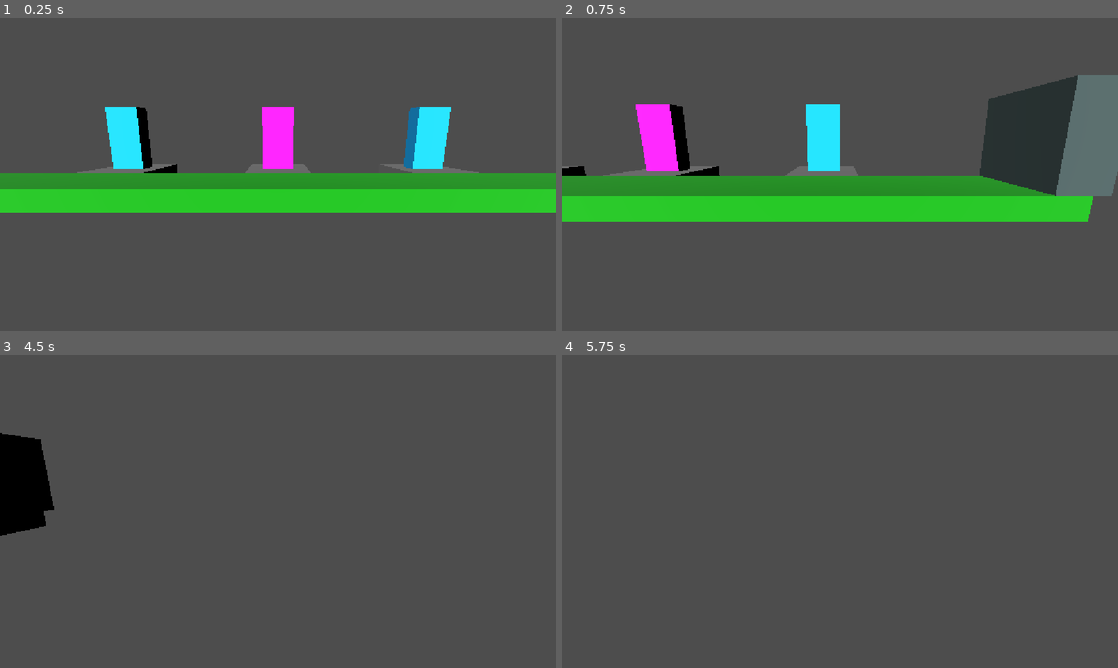
Above: before the commit, frames 1-4 (two rows, left to right).
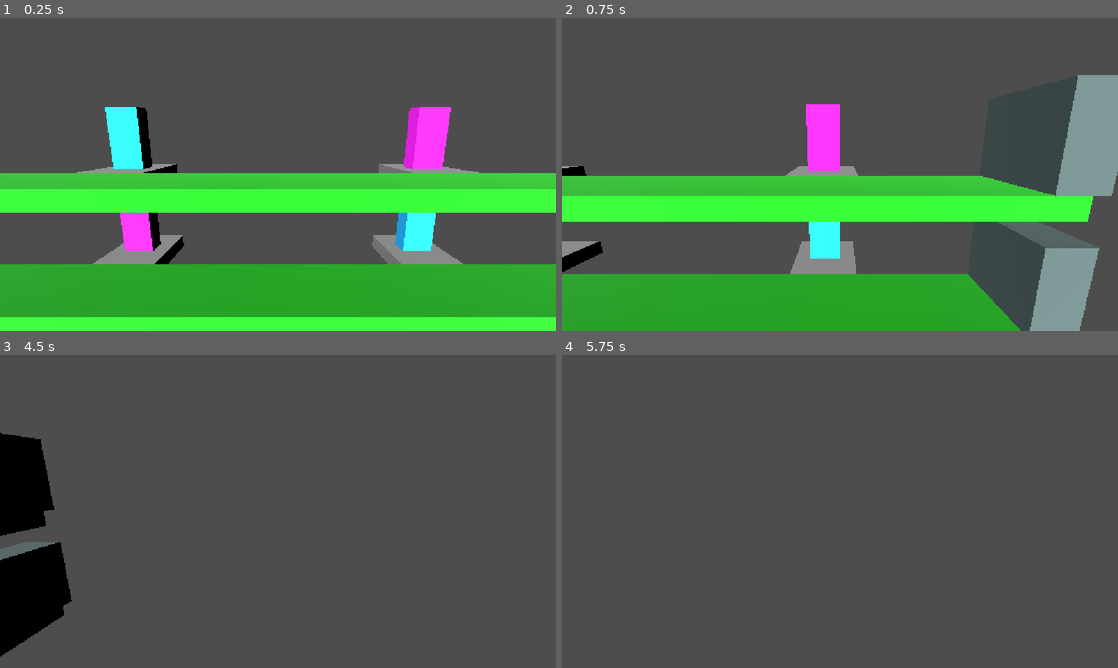
Above: after the commit, the same moments.

Repository: paolomorettin/ai-strikes
Game: Godot game, scene res://src/game.tscn
The game is run twice, just before and just after one commit, with the same random seed, the same clock (stepped at 60 frames per second) and the same inputs.
Inputs (mouse positions are in pixels of both pictures, inside the frame that each line leads up to):
- Up to frame 1 (0.25 s): no input
- Up to frame 2 (0.75 s): tap Enter at 0.5 s; move the mouse to (962, 158) at 0.52 s; hold D (right) from 0.53 s (still down); hold Mouse wheel up (zoom_in) from 0.53 s (still down)
- Up to frame 3 (4.5 s): move the mouse to (166, 527) at 1.27 s; release D (right) at 1.28 s; release Mouse wheel up (zoom_in) at 1.28 s; hold S (down) 1.28-2.03 s; tap Mouse wheel down (zoom_out) at 1.35, 2.85, 4.35 s; tap Space at 2, 3.5 s; move the mouse to (333, 442) at 2.02 s; hold D (right) 2.03-2.78 s; hold Mouse wheel up (zoom_in) 2.03-2.78 s; tap Enter at 2.75, 4.25 s; move the mouse to (250, 574) at 2.77 s; hold W (up) 2.78-3.53 s; move the mouse to (444, 558) at 3.52 s; hold Mouse wheel up (zoom_in) 3.53-4.28 s; hold A (left) from 3.53 s (still down); move the mouse to (111, 464) at 4.27 s
- Up to frame 4 (5.75 s): move the mouse to (867, 511) at 5.02 s; release A (left) at 5.03 s; hold S (down) from 5.03 s (still down); hold Mouse wheel up (zoom_in) from 5.03 s (still down)

The runs differ from the first frame. In frame 1, 42% of the frame differs, in the area x 0-100%, y 28-100%; in frame 2, 39%; in frame 3, 3.5%; in frame 4, nothing differs.

Commit message:
forgot to add particle effects, minor changes to Game layout

Diff:
--- a/src/game.tscn
+++ b/src/game.tscn
@@ -9,29 +9,49 @@
 [node name="Game" type="Node3D" unique_id=661229827]
 
 [node name="Camera" parent="." unique_id=1529662360 instance=ExtResource("3_xq6wo")]
-transform = Transform3D(1, 0, 0, 0, 0.9848077, 0.17364818, 0, -0.17364818, 0.9848077, 0, 1, 5)
+transform = Transform3D(1, 0, 0, 0, 0.9848078, 0.1736482, 0, -0.1736482, 0.9848078, 0, 2, 5)
 
 [node name="Sun" type="DirectionalLight3D" parent="." unique_id=1406060814]
-transform = Transform3D(0.9605089, 0.068557285, -0.2696712, 0, 0.9691713, 0.24638802, 0.27824926, -0.23665787, 0.93089765, -5.3468933, 4.430237, 8.961426)
+transform = Transform3D(0.9605089, 0.068557285, -0.2696712, 0, 0.9691713, 0.24638802, 0.27824926, -0.23665787, 0.93089765, -5.3468933, 5.430237, 8.961426)
 
 [node name="TestPlatform" parent="." unique_id=2103395743 instance=ExtResource("3_kc8ui")]
-transform = Transform3D(1, 0, 0, 0, 1, 0, 0, 0, 1, -5, -0.25, 0)
+transform = Transform3D(1, 0, 0, 0, 1, 0, 0, 0, 1, -5, 0.75, 0)
 
 [node name="TestPlatform2" parent="." unique_id=1911033185 instance=ExtResource("3_kc8ui")]
-transform = Transform3D(1, 0, 0, 0, 1, 0, 0, 0, 1, 5, -0.25, 0)
+transform = Transform3D(1, 0, 0, 0, 1, 0, 0, 0, 1, 5, 0.75, 0)
 
 [node name="TestWall" parent="." unique_id=1225326320 instance=ExtResource("4_bs6l1")]
-transform = Transform3D(1, 0, 0, 0, 1, 0, 0, 0, 1, -10, 1, 0)
+transform = Transform3D(1, 0, 0, 0, 1, 0, 0, 0, 1, -10, 2, 0)
 
 [node name="TestWall2" parent="." unique_id=1723653881 instance=ExtResource("4_bs6l1")]
-transform = Transform3D(1, 0, 0, 0, 1, 0, 0, 0, 1, 9.8250065, 1, 0)
+transform = Transform3D(1, 0, 0, 0, 1, 0, 0, 0, 1, 9.8250065, 2, 0)
 
 [node name="Exit" parent="." unique_id=617829593 instance=ExtResource("5_bs6l1")]
+transform = Transform3D(1, 0, 0, 0, 1, 0, 0, 0, 1, 5, 1, 0)
 
 [node name="Entrance" parent="." unique_id=667945413 instance=ExtResource("6_pk08u")]
-transform = Transform3D(1, 0, 0, 0, 1, 0, 0, 0, 1, -5, 0, 0)
-direction = 1
+transform = Transform3D(1, 0, 0, 0, 1, 0, 0, 0, 1, -5, 1, 0)
 
-[node name="Entrance2" parent="." unique_id=392937884 instance=ExtResource("6_pk08u")]
-transform = Transform3D(1, 0, 0, 0, 1, 0, 0, 0, 1, 5, 0, 0)
-direction = 0
+[node name="Camera2" parent="." unique_id=127547235 instance=ExtResource("3_xq6wo")]
+transform = Transform3D(1, 0, 0, 0, 0.9848078, 0.1736482, 0, -0.1736482, 0.9848078, 0, -1, 5)
+
+[node name="Sun2" type="DirectionalLight3D" parent="." unique_id=376571856]
+transform = Transform3D(0.9605089, 0.068557285, -0.2696712, 0, 0.9691713, 0.24638802, 0.27824926, -0.23665787, 0.93089765, -5.3468933, 2.4302368, 8.961426)
+
+[node name="TestPlatform3" parent="." unique_id=2033910832 instance=ExtResource("3_kc8ui")]
+transform = Transform3D(1, 0, 0, 0, 1, 0, 0, 0, 1, -5, -2.25, 0)
+
+[node name="TestPlatform4" parent="." unique_id=598961499 instance=ExtResource("3_kc8ui")]
+transform = Transform3D(1, 0, 0, 0, 1, 0, 0, 0, 1, 5, -2.25, 0)
+
+[node name="TestWall3" parent="." unique_id=465451181 instance=ExtResource("4_bs6l1")]
+transform = Transform3D(1, 0, 0, 0, 1, 0, 0, 0, 1, -10, -1, 0)
+
+[node name="TestWall4" parent="." unique_id=402075581 instance=ExtResource("4_bs6l1")]
+transform = Transform3D(1, 0, 0, 0, 1, 0, 0, 0, 1, 9.8250065, -1, 0)
+
+[node name="Exit2" parent="." unique_id=562705601 instance=ExtResource("5_bs6l1")]
+transform = Transform3D(1, 0, 0, 0, 1, 0, 0, 0, 1, -5, -2, 0)
+
+[node name="Entrance2" parent="." unique_id=1738104194 instance=ExtResource("6_pk08u")]
+transform = Transform3D(1, 0, 0, 0, 1, 0, 0, 0, 1, 5, -2, 0)
